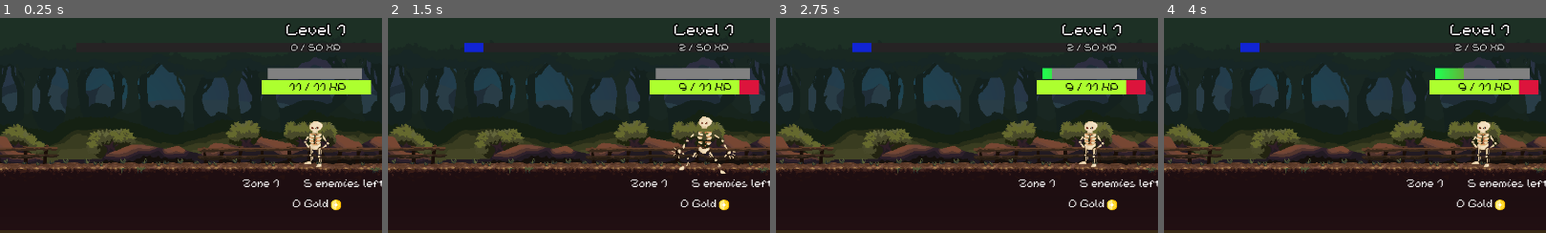
Above: before the commit, frames 1-4 (left to right).
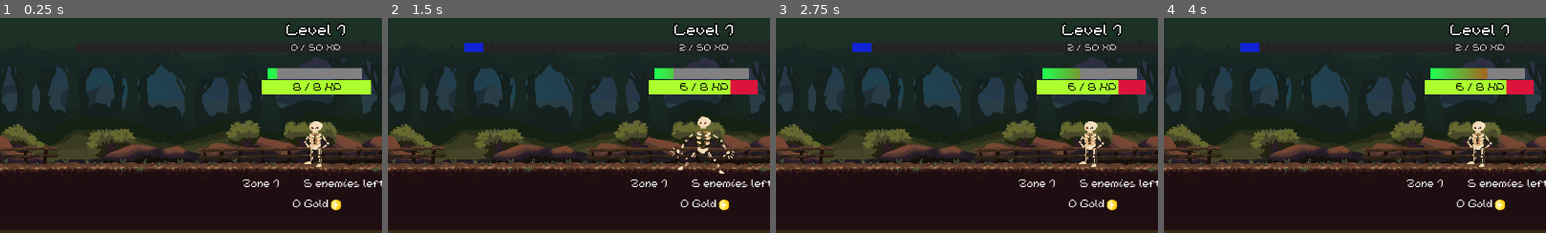
Above: after the commit, the same moments.

Repository: TTTaevas/SwordVenture
Game: Godot game, scene res://scenes/game.tscn
Same seed, same stepped clock (60 frames per second), same inputs: the game is played once before the commit and once after it.
Inputs (mouse positions are % of the whole screen's width and height, from its top left):
- Up to frame 1 (0.25 s): no input
- Up to frame 2 (1.5 s): tap Enter at 0.5 s; move the mouse to (50, 30) at 0.52 s; click (50, 30) at 0.67 s; move the mouse to (30, 55) at 1.27 s; click (30, 55) at 1.42 s
- Up to frame 3 (2.75 s): tap Space at 2 s; move the mouse to (60, 28) at 2.02 s; click (60, 28) at 2.17 s
- Up to frame 4 (4 s): move the mouse to (45, 70) at 2.77 s; click (45, 70) at 2.92 s; tap Enter at 3.5 s; move the mouse to (80, 65) at 3.52 s; click (80, 65) at 3.67 s
The pictures show only the part of the screen within x 9-59%, y 0-50%; the shares and areas given below are measured in that part.

The runs differ from the first frame. In frame 1, 0.4% of the frame differs, in the area x 70-91%, y 23-35%; in frame 2, 1.4%; in frame 3, 0.9%; in frame 4, 1.9%, in the area x 68-98%, y 23-70%.

Commit message:
half-working loading

Diff:
--- a/scenes/bottom/category.gd
+++ b/scenes/bottom/category.gd
@@ -1,6 +1,9 @@
 extends Control
 
 var category: String
+
+func _ready():
+	$Container/VContainer/Stats.autowrap_mode = 2
 
 func _process(_delta):
 	if category == "swords":
@@ -11,9 +14,19 @@
 			PlayerVariables.damage_per_attack,
 			PlayerVariables.attacks_per_second
 		]
+	elif category == "scrolls":
+		var scrolls = find_children("Item*", "", true, false)
+		var levels = scrolls.reduce(func(a, b): return b.level + a.level)
+		scrolls.sort_custom(func(a, b): return b.level < a.level)
+		var s = scrolls[0]
+		$Container/VContainer/Stats.text = "Scrolls bought: %s
+		%s
+		" % [
+			levels,
+			"You haven't bought any scroll for the time being!" if s.level <= 0 else "You bought %s %s time%s so far!" % [s.i_name, s.level, "s" if s.level > 1 else ""]
+		]
 	elif category == "potions":
-		$Container/VContainer/Stats.text = "Active potions: %s
-
-		" % [
+		$Container/VContainer/Stats.text = "Note that new potions will be revealed as you gain levels!
+		Active potions: %s" % [
 			len(find_children("Item*", "", true, false).filter(func(p): return p.level > 0)),
 		]
--- a/scenes/bottom/item.gd
+++ b/scenes/bottom/item.gd
@@ -13,11 +13,12 @@
 var dps: int
 var original_dps: int
 var level := 0
-var equiped := false
+var equipped := false
 
 # Potions
 var duration: int
 var duration_left := 0
+var level_to_show: int
 var effect: Callable
 var expired_effect: Callable
 
@@ -40,6 +41,7 @@
 		disabled = false
 
 	if level < 1:
+		$Equip.hide()
 		$Price.text = "Buy: %s" % price
 		if category == "swords":
 			$Stats.text = "Once equipped, it is able to deal %s damage per second!" % dps
@@ -80,7 +82,7 @@
 		for i in children_on_button:
 			i.position.y -= 5
 
-	if equiped == false:
+	if equipped == false:
 		$Equip/Action.text = "Equip!"
 	else:
 		$Equip/Action.text = "Unequip!"
@@ -101,7 +103,7 @@
 
 	if category == "swords":
 		var arr = PlayerVariables.swords.filter(func(s): return s.i_name != self.i_name)
-		arr.push_back({"i_name": self.i_name, "dps": self.dps, "equiped": self.equiped})
+		arr.push_back({"i_name": self.i_name, "dps": self.dps, "equipped": self.equipped})
 		PlayerVariables.swords = arr
 
 		price = ceil(price * 1.07)
@@ -139,14 +141,14 @@
 	return "%s:%s" % [m, se]
 
 func _on_equip_pressed():
-	if not equiped:
-		if len(PlayerVariables.swords.filter(func(s): return s.equiped)) + 1 <= PlayerVariables.max_equiped_swords:
+	if not equipped:
+		if len(PlayerVariables.swords.filter(func(s): return s.equipped)) + 1 <= PlayerVariables.max_equipped_swords:
 			$Equip/SoundEquip.play()
-			equiped = true
+			equipped = true
 	else:
 		$Equip/SoundUnequip.play()
-		equiped = false
+		equipped = false
 
 	var arr = PlayerVariables.swords.filter(func(s): return s.i_name != self.i_name)
-	arr.push_back({"i_name": self.i_name, "dps": self.current_dps, "equiped": self.equiped})
+	arr.push_back({"i_name": self.i_name, "dps": self.current_dps, "equipped": self.equipped})
 	PlayerVariables.swords = arr
--- a/scenes/bottom/item.tscn
+++ b/scenes/bottom/item.tscn
@@ -70,11 +70,9 @@
 
 [node name="SoundBuy" type="AudioStreamPlayer" parent="."]
 stream = ExtResource("8_rrp7t")
-volume_db = 3.0
 bus = &"Sounds"
 
 [node name="Equip" type="TextureButton" parent="."]
-visible = false
 layout_mode = 0
 offset_left = 305.0
 offset_right = 440.0
@@ -95,10 +93,12 @@
 
 [node name="SoundEquip" type="AudioStreamPlayer" parent="Equip"]
 stream = ExtResource("11_rlf4w")
+volume_db = -4.0
 bus = &"Sounds"
 
 [node name="SoundUnequip" type="AudioStreamPlayer" parent="Equip"]
 stream = ExtResource("12_381tj")
+volume_db = -4.0
 bus = &"Sounds"
 
 [connection signal="pressed" from="Equip" to="." method="_on_equip_pressed"]
--- a/scenes/bottom_screen.gd
+++ b/scenes/bottom_screen.gd
@@ -4,7 +4,6 @@
 	{"name": "swords", "sprite": "res://sprites/icons/sword.png", "required_level": 2},
 	{"name": "scrolls", "sprite": "res://sprites/icons/scroll.png", "required_level": 5},
 	{"name": "potions", "sprite": "res://sprites/icons/potion.png", "required_level": 10},
-	{"name": "enchantments", "sprite": "res://sprites/icons/spark.png", "required_level": 20},
 ]
 
 var items = [
@@ -31,20 +30,20 @@
 
 	{"category": "scrolls", "price": 200, "i_name": "Sword Wielding",
 	"i_description": "Learn to wield more swords at once!",
-	"effect": func(): PlayerVariables.max_equiped_swords += 1},
+	"effect": func(): PlayerVariables.max_equipped_swords += 1},
 	{"category": "scrolls", "price": 500, "i_name": "Practicing Smarter",
 	"i_description": "Learn to gain 50% more experience!",
 	"effect": func(): PlayerVariables.xp_effects.push_front(1.5)},
 
-	{"category": "potions", "price": 5000, "duration": 15 * 60, "i_name": "Potion of Experience",
+	{"category": "potions", "level_to_show": 0, "price": 5000, "duration": 15 * 60, "i_name": "Potion of Experience",
 	"i_description": "Doubles the XP you gain from monsters for 15 minutes!",
 	"effect": func(): PlayerVariables.xp_effects.push_back(2),
 	"expired_effect": func(): PlayerVariables.xp_effects.remove_at(PlayerVariables.xp_effects.find(2))},
-	{"category": "potions", "price": 10000, "duration": 10 * 60, "i_name": "Witch's Beverage",
+	{"category": "potions", "level_to_show": 12, "price": 10000, "duration": 10 * 60, "i_name": "Witch's Beverage",
 	"i_description": "For 10 minutes, monsters you kill will turn into 20% more gold!",
 	"effect": func(): PlayerVariables.gold_effects.push_back(1.2),
 	"expired_effect": func(): PlayerVariables.gold_effects.remove_at(PlayerVariables.gold_effects.find(1.2))},
-	{"category": "potions", "price": 15000, "duration": 30 * 60, "i_name": "Envy's Blood",
+	{"category": "potions", "level_to_show": 15, "price": 15000, "duration": 30 * 60, "i_name": "Envy's Blood",
 	"i_description": "When tapping an enemy, inflict an additional amount of damage worth 1% of your gold, for 30 minutes!",
 	"effect": func(): PlayerVariables.misc_effects.push_back("Envy's Blood"),
 	"expired_effect": func(): PlayerVariables.misc_effects.remove_at(PlayerVariables.gold_effects.find("Envy's Blood"))},
@@ -55,6 +54,8 @@
 var item_scene = preload("res://scenes/bottom/item.tscn")
 
 func _ready():
+	if get_parent():
+		position.y = 298
 	$Background.position = Vector2(0, 0)
 
 	for cat in categories:
@@ -153,8 +154,16 @@
 		button.position.x = x
 		button.position.y = $ShopBorder.position.y - 18 + (($ShopBorder.scale.y - 0.75) * 18)
 
-		var shop_items = shops.filter(func(s): return s.category == cat["name"])[0].find_child("VContainer", true, false).get_children().filter(func(i): return "Separator" not in i.name)
-		for index in len(shop_items):
-			var item = shop_items[index]
-			item.position.x = 10
-			item.position.y = 10 + (index * (item.size.y * 1.2))
+		var shop_container = shops.filter(func(s): return s.category == cat["name"])[0].find_child("VContainer", true, false)
+		var shop_articles = shop_container.get_children().filter(func(a): return "Separator" not in a.name)
+		for index in len(shop_articles):
+			var article = shop_articles[index]
+			article.position.x = 10
+			article.position.y = 10 + (index * (article.size.y * 1.2))
+
+		var shop_items = shop_articles.filter(func(a): return "Item" in a.name)
+		for item in shop_items:
+			if PlayerVariables.level >= item["level_to_show"]:
+				item.show()
+			else:
+				item.hide()
--- a/scenes/game.gd
+++ b/scenes/game.gd
@@ -14,7 +14,7 @@
 		game_clock = 0
 
 		var dps := 0.0
-		for sword in PlayerVariables.swords.filter(func(s): return s.equiped):
+		for sword in PlayerVariables.swords.filter(func(s): return s.equipped):
 			dps += sword.dps
 
 		var aps := dps
--- a/scenes/pause_screen.gd
+++ b/scenes/pause_screen.gd
@@ -3,15 +3,31 @@
 var paused := false
 var button_scene := preload("res://scenes/menu_button.tscn")
 
+const things_to_save_and_load = [
+	"game_difficulty", "misc_effects", "level", "experience", "max_experience", "xp_effects",
+	"gold", "gold_effects",
+	"zone", "enemies_to_progress", "enemies_killed", "default_hp",
+	"max_equipped_swords", "swords"
+]
+const items_properties_to_save_and_load = [
+	"i_name", "price", "current_dps", "dps", "level", "equipped", "duration_left"
+]
+
 func _ready():
 	process_mode = Node.PROCESS_MODE_ALWAYS
 	$Gray.position = Vector2(0, 0)
 
-	var save = button_scene.instantiate()
-	save.action = "Save"
-	save.description = "Save your progress!"
-	save.callable = save_game
-	$Menu/Container.add_child(save)
+	var save_btn = button_scene.instantiate()
+	save_btn.action = "Save"
+	save_btn.description = "Save your progress!"
+	save_btn.callable = save_game
+	$Menu/Container.add_child(save_btn)
+
+	var load_btn = button_scene.instantiate()
+	load_btn.action = "Load"
+	load_btn.description = "Load your progress!"
+	load_btn.callable = load_game
+	$Menu/Container.add_child(load_btn)
 
 func _process(_delta):
 	var screen := get_viewport_rect().size
@@ -36,18 +52,19 @@
 
 func save_game():
 	var save_file = FileAccess.open("user://save.save", FileAccess.WRITE)
-	var save_nodes = get_tree().get_nodes_in_group("ToSave")
-	for node in save_nodes:
-		if node.scene_file_path.is_empty():
-			print("(SAVE_GAME FUNCTION) Node is not an instanced scene, skipping: ", node.name)
-			continue
-		if not node.has_method("save"):
-			print("(SAVE_GAME FUNCTION) Node is missing a save() func, skipping: ", node.name)
-			continue
 
-		var data = node.call("save")
-		var json_string = JSON.stringify(data)
-		save_file.store_line(json_string)
+	var obj = {}
+	for thing in things_to_save_and_load:
+		obj[thing] = PlayerVariables[thing]
+	save_file.store_line(JSON.stringify(obj))
+
+	var items = []
+	for item in get_tree().root.find_children("Item_*", "", true, false):
+		var item_obj = {}
+		for prprty in items_properties_to_save_and_load:
+			item_obj[prprty] = item[prprty]
+		items.push_back(item_obj)
+	save_file.store_line(JSON.stringify(items))
 
 	print("(SAVE_GAME FUNCTION) Game has been saved!")
 	return "Game saved!"
@@ -55,8 +72,30 @@
 func load_game():
 	if not FileAccess.file_exists("user://save.save"):
 		print("(LOAD_GAME FUNCTION) Unable to find a save file to load")
-		return
+		return "No save file to load!"
 
-	var save_nodes = get_tree().get_nodes_in_group("ToSave")
-	for node in save_nodes:
-		node.queue_free()
+	var save_file = FileAccess.open("user://save.save", FileAccess.READ)
+	var data = JSON.parse_string(save_file.get_line())
+	if not data:
+		print("(LOAD_GAME FUNCTION) Failed to load a save file")
+		return "Failed to load..."
+
+	for thing in things_to_save_and_load:
+		PlayerVariables[thing] = data[thing]
+
+	var game = get_tree().root.find_child("Game", false, false)
+	if is_instance_valid(game):
+		game.find_child("Enemy_screen", true, false).free()
+		var new_enemy_scene = load("res://scenes/enemy_screen.tscn")
+		game.add_child(new_enemy_scene.instantiate())
+		game.move_child(game.find_child("Enemy_screen", true, false), 0)
+
+		var items = JSON.parse_string(save_file.get_line())
+		for item in game.find_children("Item_*", "", true, false):
+			for prprty in items_properties_to_save_and_load:
+				var item_data = items.filter(func(i): return i.i_name == item.i_name)
+				if len(item_data):
+					item_data = item_data[0]
+					item[prprty] = item_data[prprty]
+
+	return "Ok!"
--- a/scenes/pause_screen.tscn
+++ b/scenes/pause_screen.tscn
@@ -20,6 +20,8 @@
 offset_top = 16.0
 offset_right = 150.0
 offset_bottom = 129.0
+mouse_filter = 0
+mouse_force_pass_scroll_events = false
 texture = ExtResource("2_fop2m")
 
 [node name="Background" type="TextureRect" parent="."]
--- a/scenes/player_variables.gd
+++ b/scenes/player_variables.gd
@@ -1,24 +1,24 @@
 extends Node
 
-# Higher is easier
-const game_difficulty = 1.0
+# Lower is easier
+var game_difficulty := 1.0
 
 var misc_effects = []
 
 var level := 1
 var experience := 0.0
-var max_experience := 50 / game_difficulty
+var max_experience := 50 * game_difficulty
 var xp_effects := []
 func gain_experience(xp):
 	for effect in xp_effects:
 		xp *= effect
 
 	while xp > 0:
-		experience += 1 * game_difficulty
+		experience += 1 / game_difficulty
 		if experience >= max_experience:
 			level += 1
 			experience = 0
-			max_experience = round(PlayerVariables.max_experience * 1.4)
+			max_experience = round(max_experience * 1.4)
 			var sound = get_parent().find_child("SoundLevelUp", true, false)
 			if is_instance_valid(sound):
 				sound.play()
@@ -30,20 +30,20 @@
 	for effect in gold_effects:
 		g *= effect
 	while g > 0:
-		gold += 1 * game_difficulty
+		gold += 1 / game_difficulty
 		g -= 1
 
 var zone := 1.0
 var enemies_to_progress := 5
 var enemies_killed := 0
 var enemies_fled := []
-var default_hp := 10.0 / game_difficulty
+var default_hp := 10.0 * game_difficulty
 
-var max_equiped_swords := 1
+var max_equipped_swords := 1
+var swords = []
 var damage_per_second := 0.0
 var damage_per_attack := 0.0
 var attacks_per_second := 0.0
-var swords = []
 
 func displayNumber(num):
 	var x := str(round(num))
--- a/scenes/top/background.gd
+++ b/scenes/top/background.gd
@@ -1,4 +1,7 @@
 extends Node2D
+
+func _ready():
+	process_mode = Node.PROCESS_MODE_ALWAYS
 
 func _process(_delta):
 	var screen := get_viewport_rect().size
--- a/scenes/top/level.gd
+++ b/scenes/top/level.gd
@@ -1,6 +1,7 @@
 extends Control
 
 func _ready():
+	process_mode = Node.PROCESS_MODE_ALWAYS
 	self.position.y = 0
 	$LevelLabel.position.y = 10
 	$ExperienceBar.position.y = $LevelLabel.size.y + $LevelLabel.position.y + 5
--- a/scenes/top/level.tscn
+++ b/scenes/top/level.tscn
@@ -61,5 +61,5 @@
 
 [node name="SoundLevelUp" type="AudioStreamPlayer" parent="."]
 stream = ExtResource("5_i36v7")
-volume_db = -5.0
+volume_db = -3.0
 bus = &"Sounds"
Not shown: 1 places in scenes/top/level.tscn that only renumber resources
Not shown, changed: sounds/level_up.wav.import
Not shown, changed: sounds/level_up.wav
